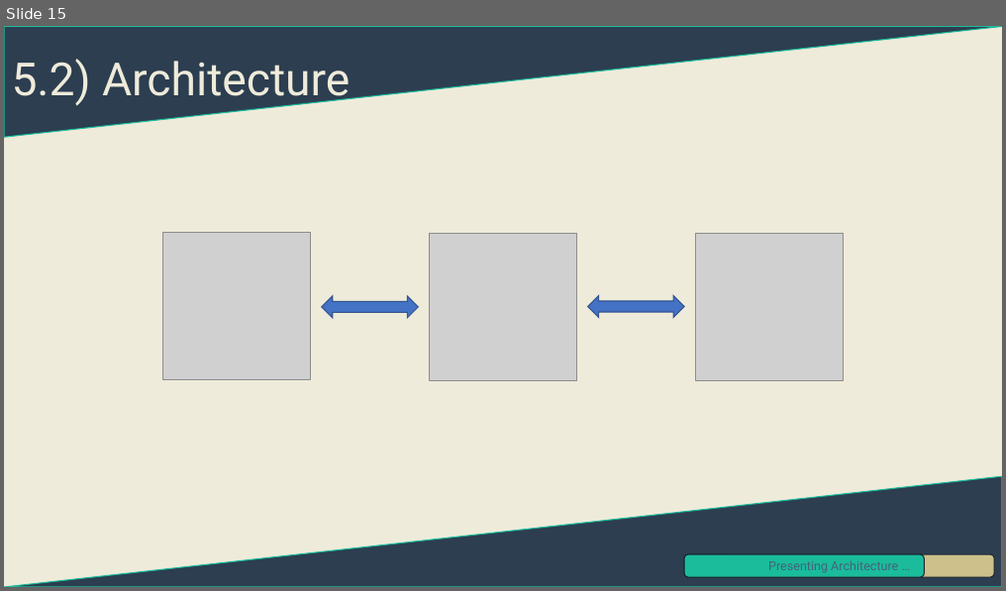
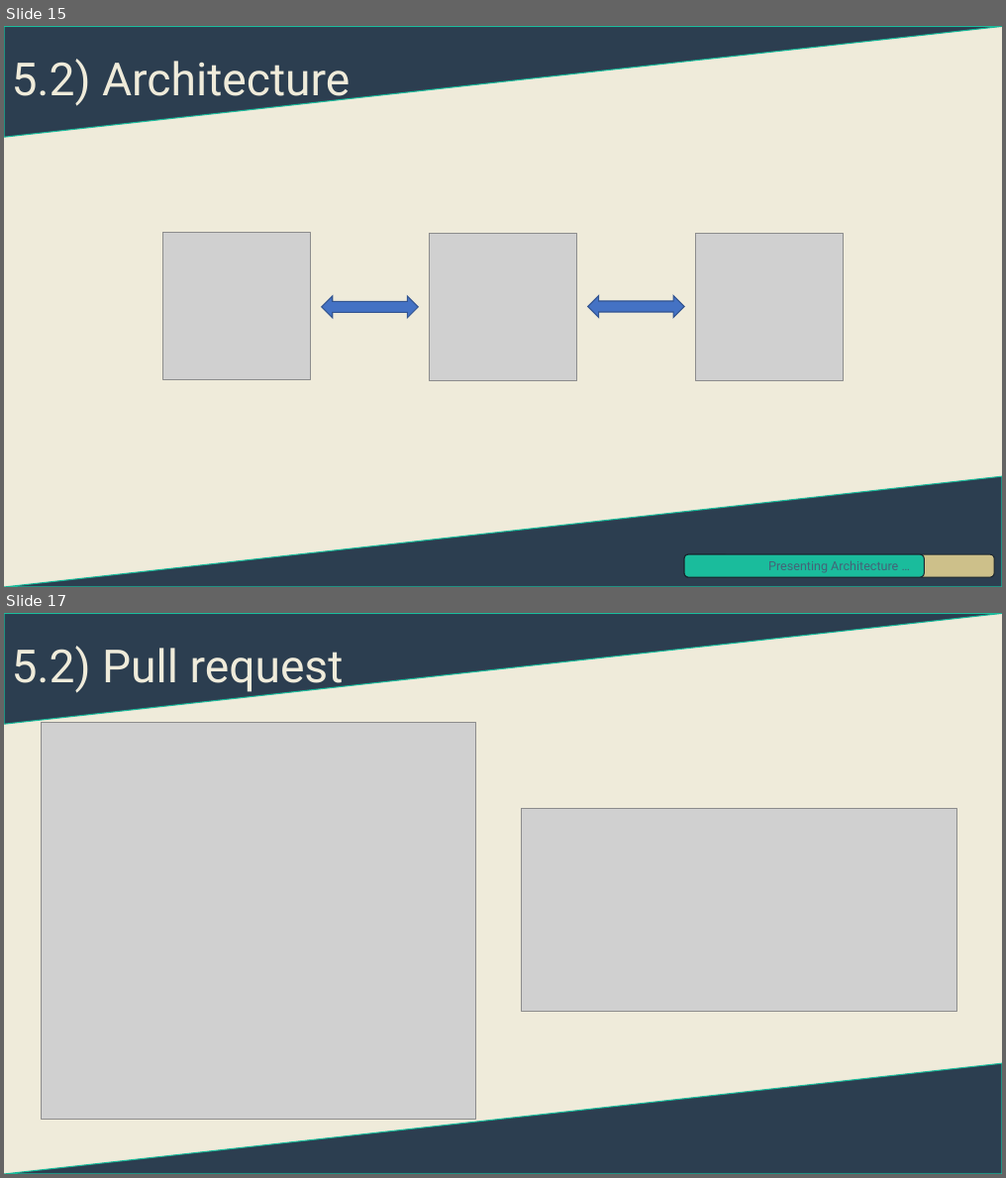
Before and after one commit to Xwyk/SnowTricks, a slide deck: Présentation du site Snowtricks.pptm. Shown one above the other, each under a label of ours: slide 15 before the commit, slides 15 and 17 after it; the slides between them are not shown. The pictures are 1006x591 and 1006x1178 pixels, drawn with LibreOffice and Linux fonts; fonts in the diff are those of the drawing; grey boxes stand for pictures. Boxes give left, top, right and bottom in pixels: in the first picture for what was removed or moved away, otherwise in the second. Text is boxed around its words. In the diff, an @@ line names an element or a change of style, - is before the commit and + after.

```diff
--- a/Présentation du site Snowtricks.pptm
+++ b/Présentation du site Snowtricks.pptm
@@ slide 17 added at [4,613,1002,1174], background #EFEBDA @@
@@ right triangle added at [4,614,1002,725], fill #2C3E50, outline #1ABC9C 1 pt @@
@@ text added at [12,646,344,694], 44 pt, text #EFEBDA @@
+5.2) Pull request
@@ picture added at [41,722,475,1119] @@
@@ picture added at [522,808,956,1011] @@
@@ right triangle added at [4,1063,1002,1174], fill #2C3E50, outline #1ABC9C 1 pt @@
```
Also in this commit, not shown: 3 slides changed.
